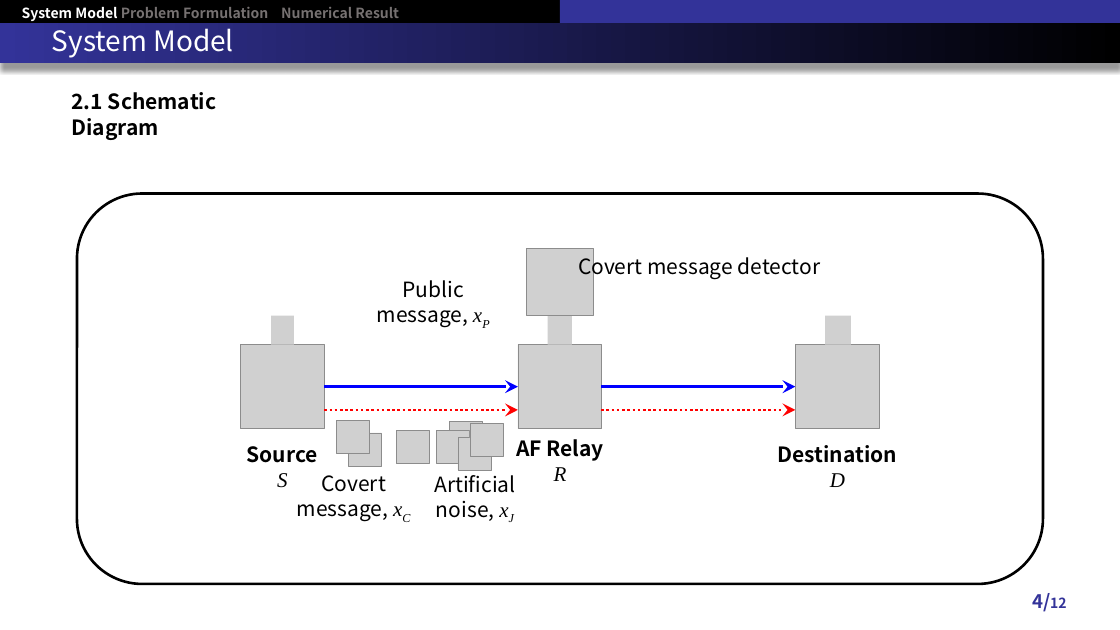
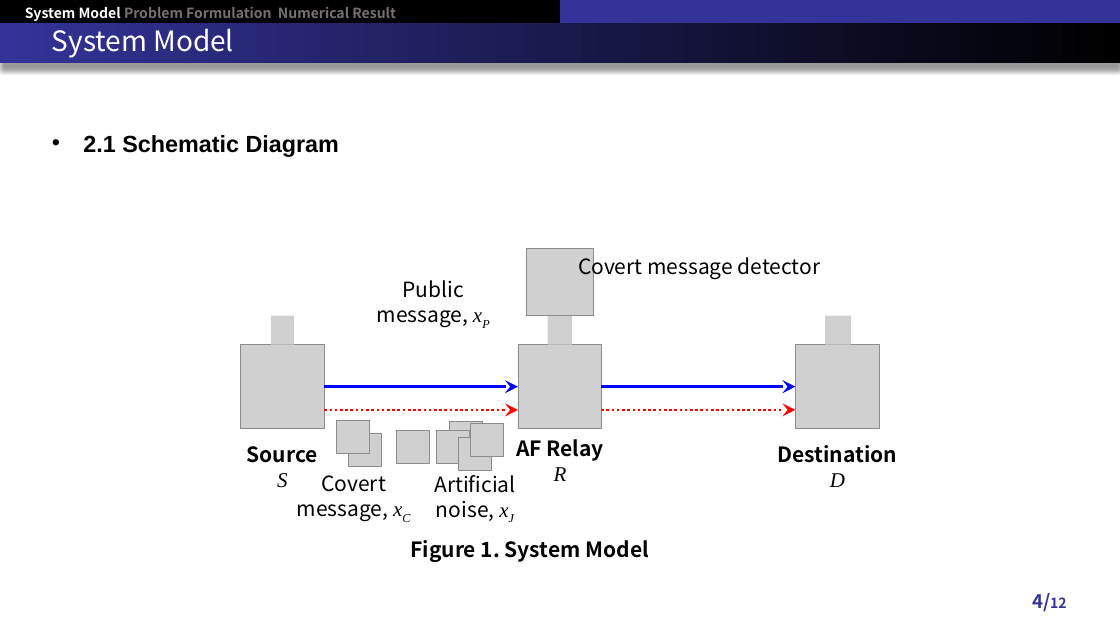
Before and after one commit to RefatHanbat/Presentation-of-SDM, a slide deck: slide 4 of New Problem/RSCC Conference 2024.pptx. Drawn at 1120x630 pixels with LibreOffice and Linux fonts; fonts in the diff are those of the drawing; grey boxes stand for pictures. Boxes give left, top, right and bottom in pixels: in the first picture for what was removed or moved away, otherwise in the second. Text is boxed around its words. In the diff, an @@ line names an element or a change of style, - is before the commit and + after.

```diff
--- a/New Problem/RSCC Conference 2024.pptx
+++ b/New Problem/RSCC Conference 2024.pptx
@@ text "2.1 Schematic Diagram": place and size @@
-text "2.1 Schematic Diagram" at <box>72,92,216,140</box>
+text "2.1 Schematic Diagram" at <box>83,135,339,157</box>
@@ text "2.1 Schematic Diagram" at <box>83,135,339,157</box>: size 18 to 20 pt, font Noto Sans CJK KR to Arial; bullet none to • @@
@@ rounded rectangle removed at <box>77,193,1044,584</box> @@
@@ text added at <box>410,540,649,562</box>, 18 pt, text #000000, bold @@
+Figure 1. System Model
```
Also in this commit, not shown: 9 other slides changed, 1 other file.
